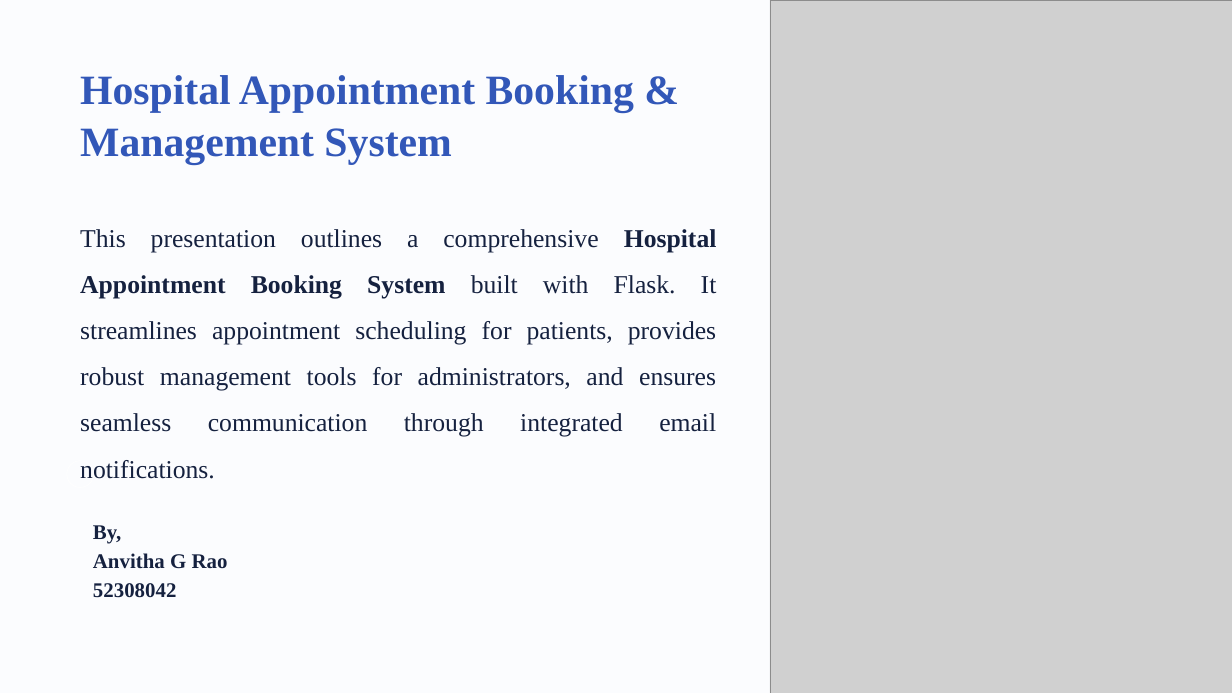
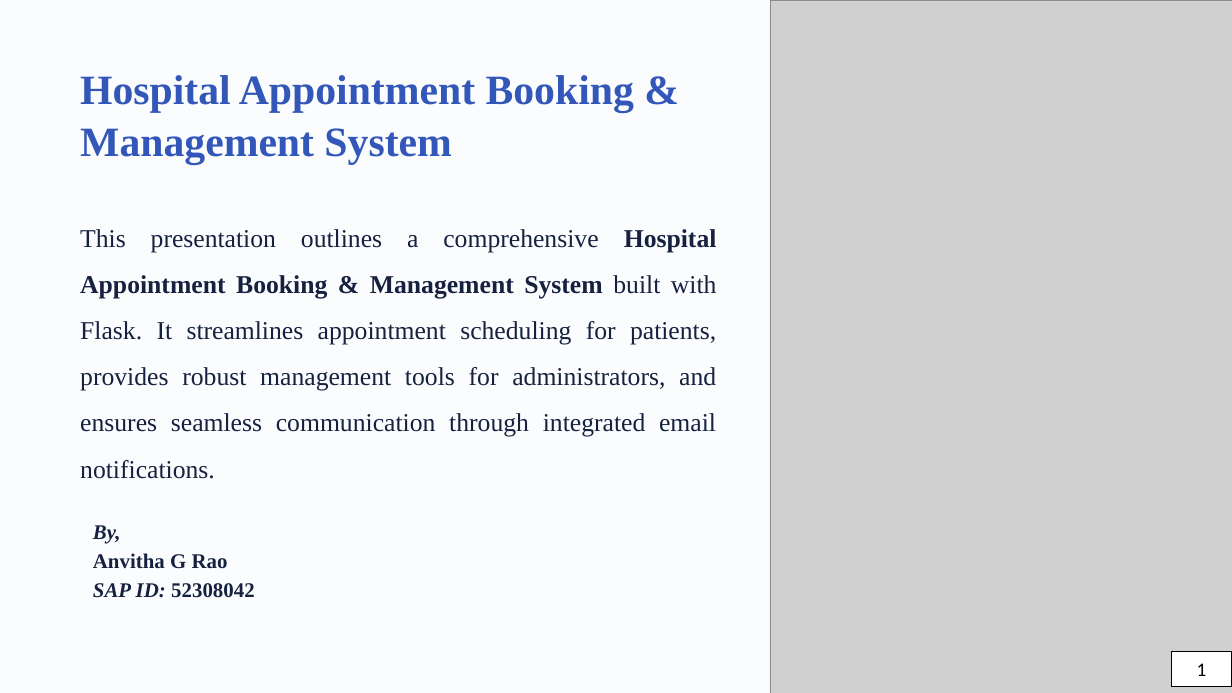
Before and after one commit to anvitha-rao10/hospitalappointmentbooking, a slide deck: slide 1 of Hospital-Appointment-Booking-and-Management-System.pptx. Drawn at 1232x693 pixels with LibreOffice and Linux fonts; fonts in the diff are those of the drawing; grey boxes stand for pictures; background and template pictures are left out. Boxes give left, top, right and bottom in pixels: in the first picture for what was removed or moved away, otherwise in the second. Text is boxed around its words. In the diff, an @@ line names an element or a change of style, - is before the commit and + after.

Commit message:
10th

```diff
--- a/Hospital-Appointment-Booking-and-Management-System.pptx
+++ b/Hospital-Appointment-Booking-and-Management-System.pptx
@@ text at <box>80,229,717,479</box>: text changed @@
-This presentation outlines a comprehensive Hospital Appointment Booking System built with Flask. It streamlines appointment scheduling for patients, provides robust management tools for administrators, and ensures seamless communication through integrated email notifications.
+This presentation outlines a comprehensive Hospital Appointment Booking & Management System built with Flask. It streamlines appointment scheduling for patients, provides robust management tools for administrators, and ensures seamless communication through integrated email notifications.
@@ text at <box>93,525,121,544</box>: italic on in "By," @@
@@ text at <box>93,583,255,598</box>: text changed @@
-52308042
+SAP ID: 52308042
@@ rectangle added at <box>1171,651,1232,687</box>, fill #FFFFFF, outline #000000 1 pt, 18 pt, text #000000 @@
+1
```
Also in this commit, not shown: 9 other slides changed.
